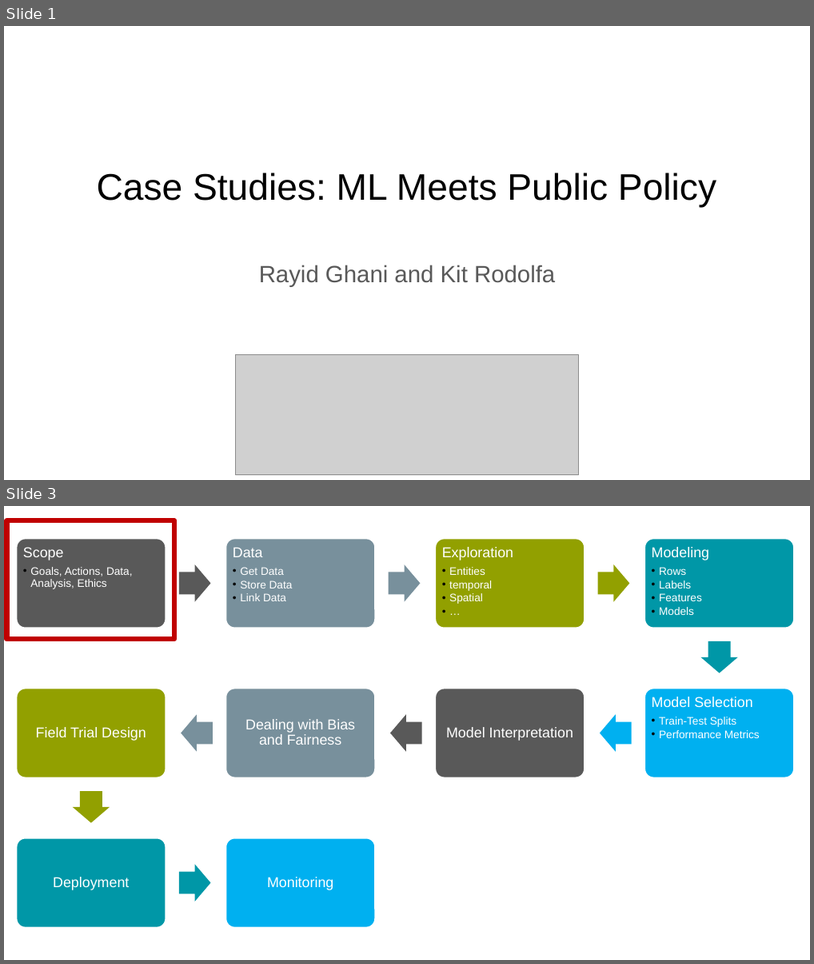
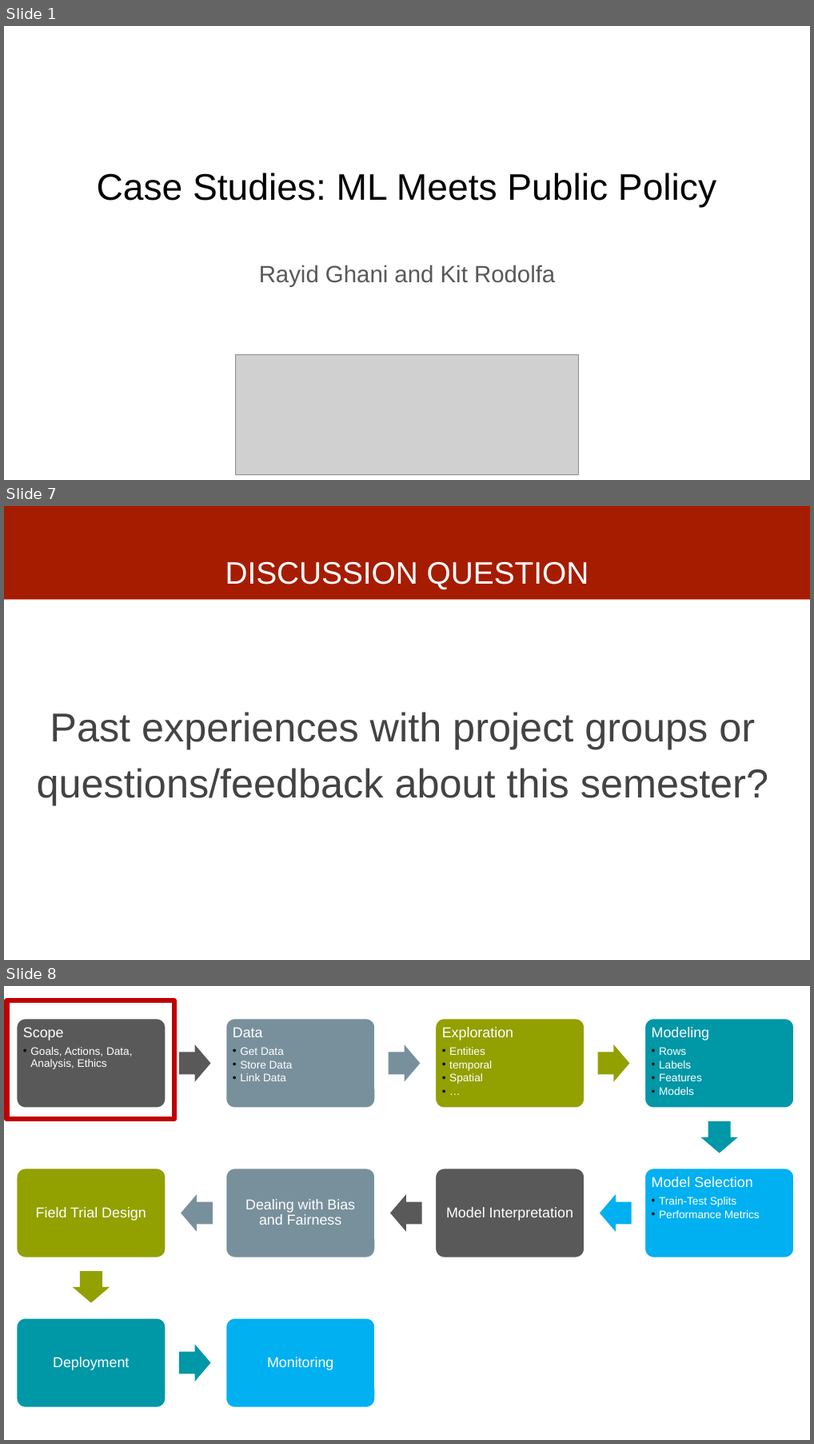
Before and after one commit to dssg/mlforpublicpolicylab, a slide deck: Lectures/03-casestudies.pptx. Shown one above the other, each under a label of ours: slides 1 and 3 before the commit, slides 1, 7 and 8 after it; the slides between them are not shown. The pictures are 814x964 and 814x1444 pixels, drawn with LibreOffice and Linux fonts; fonts in the diff are those of the drawing; grey boxes stand for pictures. Boxes give left, top, right and bottom in pixels: in the first picture for what was removed or moved away, otherwise in the second. Text is boxed around its words. In the diff, an @@ line names an element or a change of style, - is before the commit and + after.

```diff
--- a/Lectures/03-casestudies.pptx
+++ b/Lectures/03-casestudies.pptx
@@ slide 7 added at (x1=4, y1=506, x2=810, y2=960), background #FFFFFF @@
@@ rectangle added at (x1=4, y1=506, x2=810, y2=599), fill #A61C00 @@
@@ title added at (x1=226, y1=562, x2=590, y2=590), 37 pt, text #FFFFFF @@
+DISCUSSION QUESTION
@@ text added at (x1=37, y1=712, x2=769, y2=805), 48 pt, text #434343 @@
+Past experiences with project groups or questions/feedback about this semester?
@@ what was slide 3 is now slide 8 @@
```
Also in this commit, not shown: 2 slides changed, 7 other slides added.
